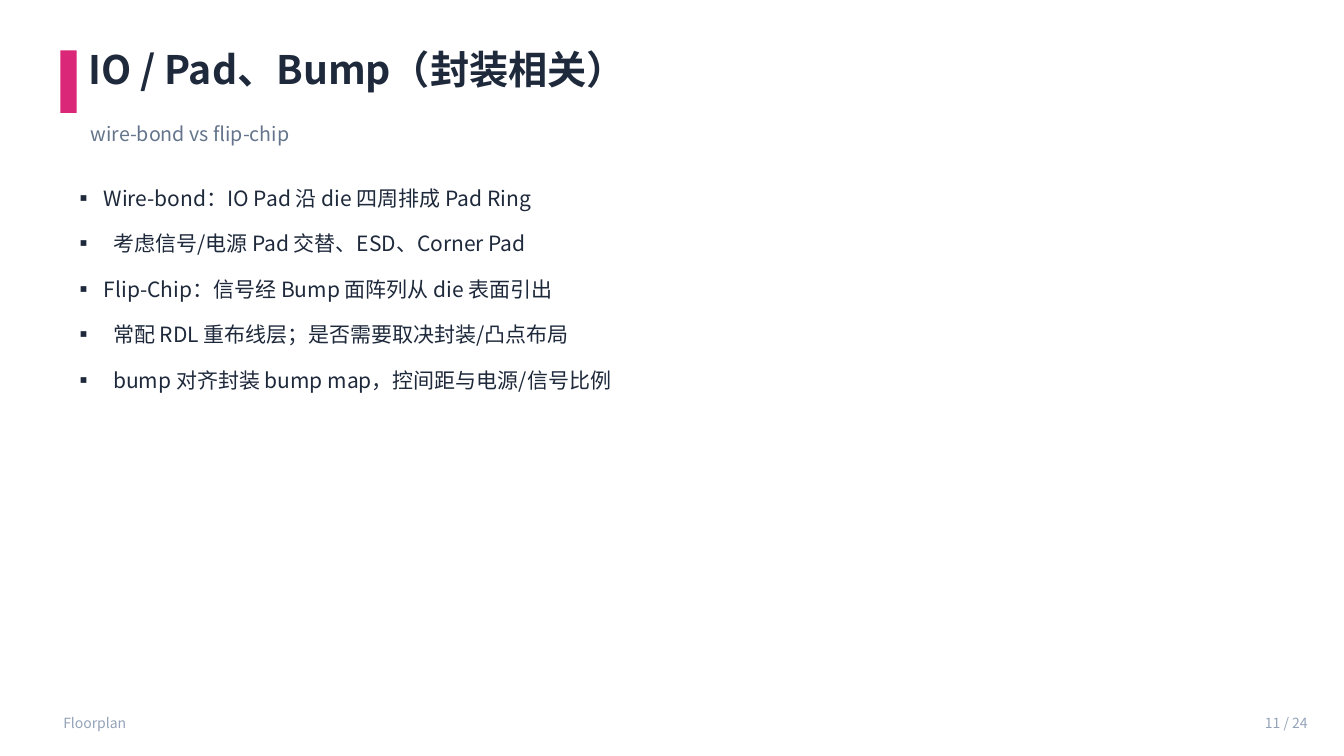
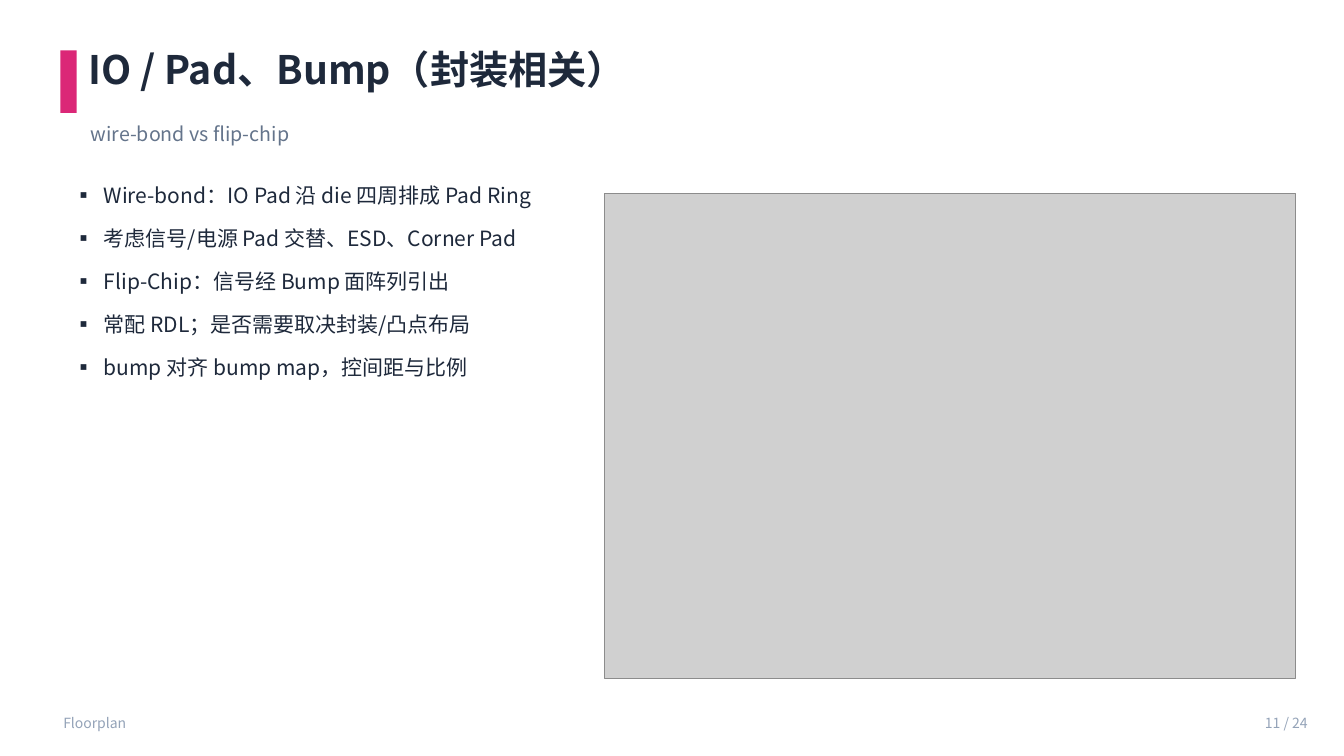
Before and after one commit to JinChengZ18/IC_Learning_Material, a slide deck: slide 11 of IC_Backend_Notes/slides/05_Floorplan.pptx. Drawn at 1344x756 pixels with LibreOffice and Linux fonts; fonts in the diff are those of the drawing; grey boxes stand for pictures. Boxes give left, top, right and bottom in pixels: in the first picture for what was removed or moved away, otherwise in the second. Text is boxed around its words. In the diff, an @@ line names an element or a change of style, - is before the commit and + after.

```diff
--- a/IC_Backend_Notes/slides/05_Floorplan.pptx
+++ b/IC_Backend_Notes/slides/05_Floorplan.pptx
@@ text at box(104, 185, 531, 250): line spacing 1.25 to 1.15 @@
@@ picture added at box(605, 194, 1296, 680) @@
@@ text at box(104, 271, 470, 380): text changed @@
-▪ Flip-Chip：信号经 Bump 面阵列从 die 表面引出
-▪ 常配 RDL 重布线层；是否需要取决封装/凸点布局
-▪ bump 对齐封装 bump map，控间距与电源/信号比例
+▪ Flip-Chip：信号经 Bump 面阵列引出
+▪ 常配 RDL；是否需要取决封装/凸点布局
+▪ bump 对齐 bump map，控间距与比例
```
Also in this commit, not shown: 2 other slides changed, 25 other files.
